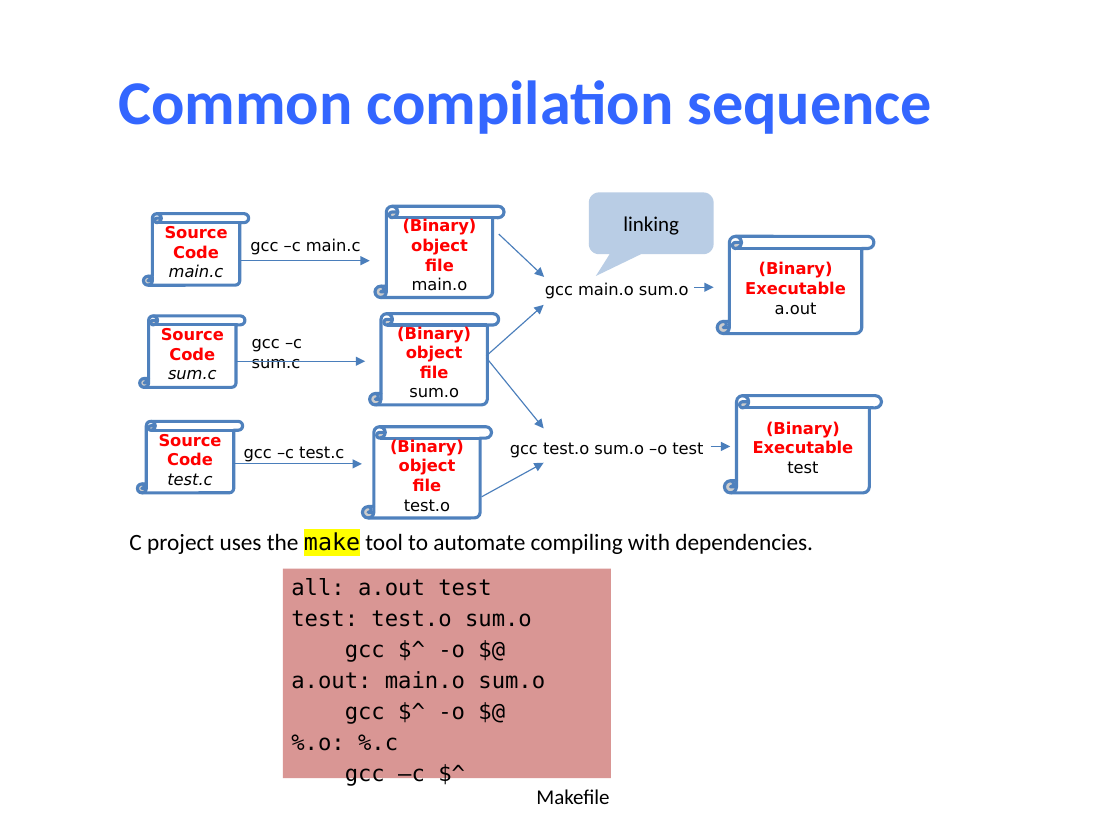
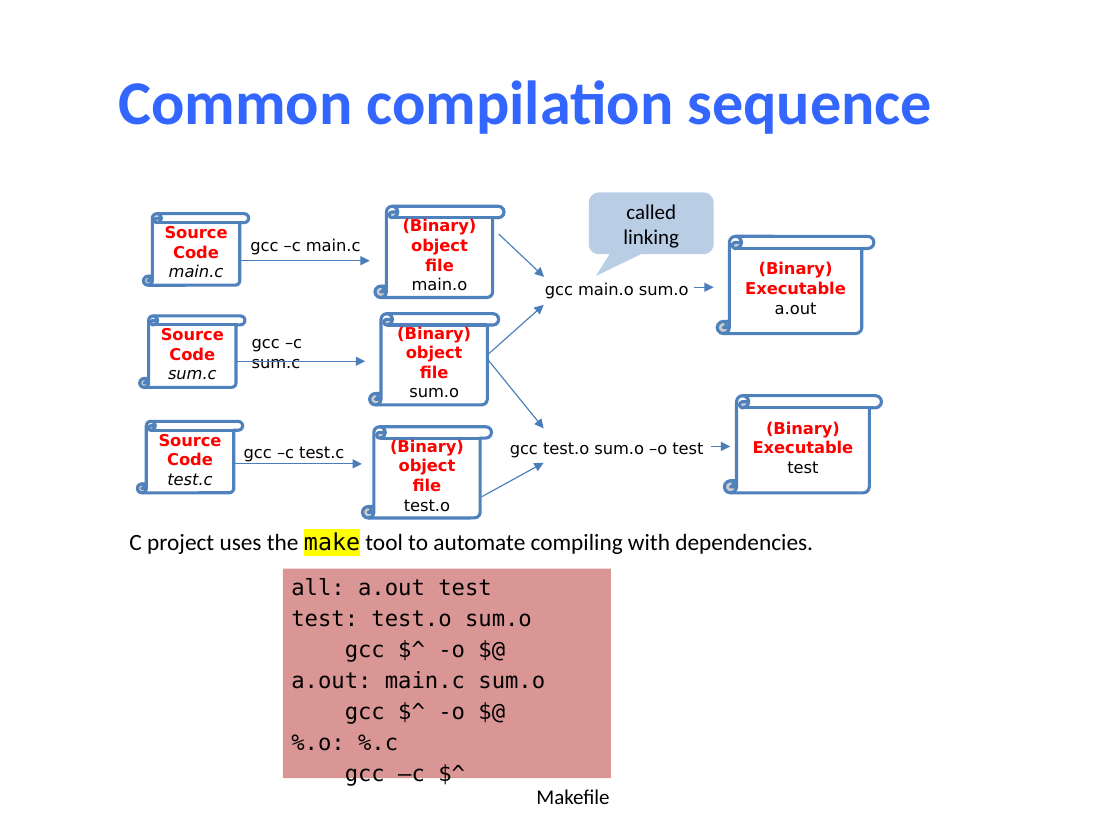
Before and after one commit to NYU-CSO/nyu-cso.github.io, a slide deck: slide 9 of notes/04-C_Basics.pptx. Drawn at 1120x840 pixels with LibreOffice and Linux fonts; fonts in the diff are those of the drawing. Boxes give left, top, right and bottom in pixels: in the first picture for what was removed or moved away, otherwise in the second. Text is boxed around its words. In the diff, an @@ line names an element or a change of style, - is before the commit and + after.

```diff
--- a/notes/04-C_Basics.pptx
+++ b/notes/04-C_Basics.pptx
@@ text in rounded speech box at <box>623,204,679,248</box>: text changed @@
-linking
+called linking
@@ text in rectangle at <box>291,671,545,689</box>: text changed @@
-a.out: main.o sum.o
+a.out: main.c sum.o
```
Also in this commit, not shown: 16 other slides changed, 1 slide added, 8 slides removed, 1 other file.
